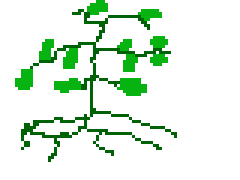
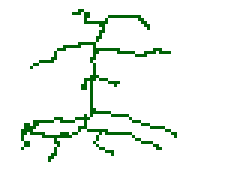
Layered file, before and after one edit (240px x 180px). Changes by layer:
painted on "Background" over 15, 0, 168, 96
